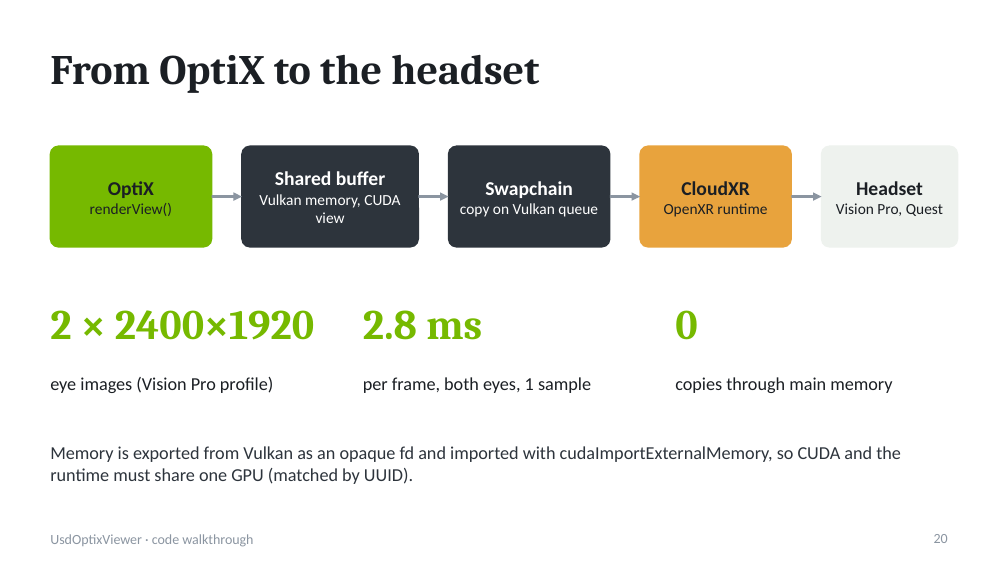
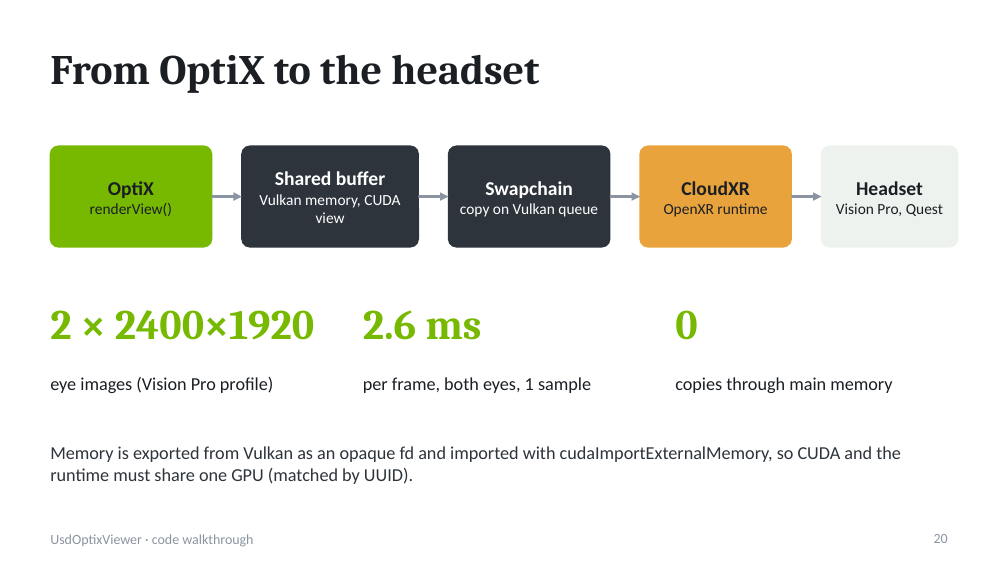
Before and after one commit to pablo-figueroa-uniandes/VizTools, a slide deck: slide 20 of Docs/UsdOptixViewer-code.pptx. Drawn at 1008x567 pixels with LibreOffice and Linux fonts; fonts in the diff are those of the drawing. Boxes give left, top, right and bottom in pixels: in the first picture for what was removed or moved away, otherwise in the second. Text is boxed around its words. In the diff, an @@ line names an element or a change of style, - is before the commit and + after.

```diff
--- a/Docs/UsdOptixViewer-code.pptx
+++ b/Docs/UsdOptixViewer-code.pptx
@@ text at (363,310,482,340): text changed @@
-2.8 ms
+2.6 ms
```
Also in this commit, not shown: 10 other slides changed, 1 slide added, 2 other files.
